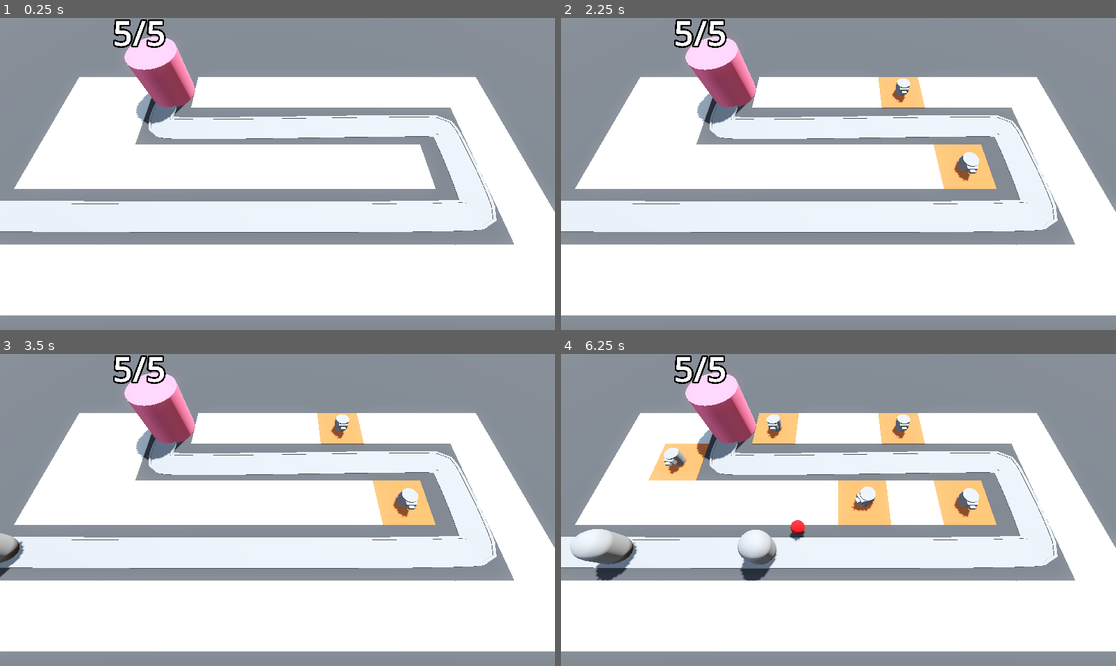
Above: before the commit, frames 1-4 (two rows, left to right).
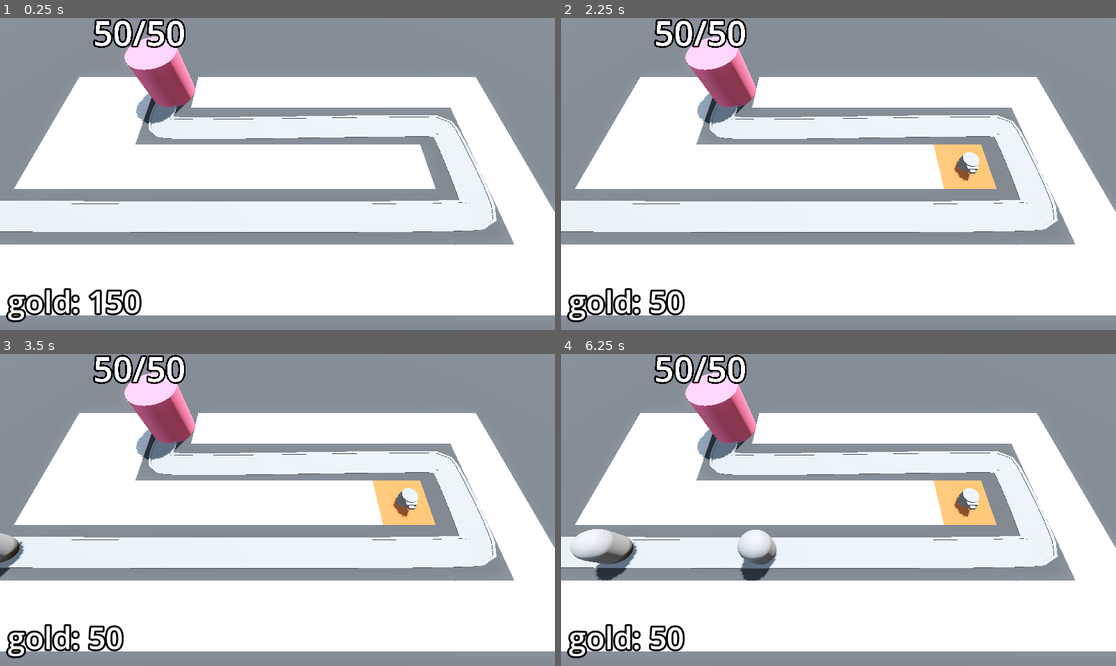
Above: after the commit, the same moments.

Repository: ivdobry/barbarianTD
Game: Godot game, scene res://scenes/base_level.tscn
Two runs of this game, one before a commit and one after it. Both use one fixed random seed, a clock stepped at 60 frames per second and the inputs below.
Inputs (mouse positions are in pixels of both pictures, inside the frame that each line leads up to):
- Up to frame 1 (0.25 s): no input
- Up to frame 2 (2.25 s): tap Enter at 0.5, 2 s; move the mouse to (960, 158) at 0.52 s; press the mouse at (960, 158) at 0.53 s; tap Space at 1.25 s; move the mouse to (727, 189) at 1.27 s; release the mouse at (727, 189) at 1.28 s; click (727, 189) at 1.35 s; move the mouse to (894, 105) at 2.02 s; press the mouse at (894, 105) at 2.03 s
- Up to frame 3 (3.5 s): tap Space at 2.75 s; move the mouse to (249, 572) at 2.77 s; release the mouse at (249, 572) at 2.78 s; click (249, 572) at 2.85 s
- Up to frame 4 (6.25 s): move the mouse to (1005, 556) at 3.52 s; press the mouse at (1005, 556) at 3.53 s; move the mouse to (672, 463) at 4.27 s; release the mouse at (672, 463) at 4.28 s; click (672, 463) at 4.35 s; move the mouse to (866, 510) at 5.02 s; press the mouse at (866, 510) at 5.03 s; move the mouse to (755, 432) at 5.77 s; release the mouse at (755, 432) at 5.78 s; click (755, 432) at 5.85 s

The runs differ from the first frame. In frame 1, 1.7% of the frame differs, in the area x 1-34%, y 0-98%; in frame 2, 2.2%; in frame 3, 2.2%; in frame 4, 5.1%, in the area x 1-66%, y 0-98%.

Commit message:
Add enemy difficulty.

Diff:
--- /dev/null
+++ b/scenes/bank.gd
@@ -0,0 +1,13 @@
+extends MarginContainer
+
+@export var starting_gold := 150
+
+@onready var label: Label = $Label
+
+var gold: int:
+	set(gold_in):
+		gold = max(gold_in, 0)
+		label.text = "gold: " + str(gold)
+
+func _ready() -> void:
+	gold = starting_gold
--- a/scenes/base_level.tscn
+++ b/scenes/base_level.tscn
@@ -7,6 +7,8 @@
 [ext_resource type="Script" uid="uid://bl8hur2mshjhs" path="res://scenes/enemy_path.gd" id="3_3aqo6"]
 [ext_resource type="Script" uid="uid://cjjygukrxx8e3" path="res://scenes/turret_manager.gd" id="5_k2uud"]
 [ext_resource type="PackedScene" uid="uid://sgdja3wa56la" path="res://scenes/turret/turret.tscn" id="6_3aqo6"]
+[ext_resource type="Script" uid="uid://c4wr67473li81" path="res://scenes/bank.gd" id="8_earhg"]
+[ext_resource type="PackedScene" uid="uid://t03vgymfn0nx" path="res://scenes/difficulty_manager/difficulty_manager.tscn" id="9_u6ue0"]
 
 [sub_resource type="ProceduralSkyMaterial" id="ProceduralSkyMaterial_rlb1v"]
 sky_horizon_color = Color(0.66224277, 0.6717428, 0.6867428, 1)
@@ -30,6 +32,11 @@
 "tilts": PackedFloat32Array(0, 0, 0, 0, 0)
 }
 point_count = 5
+
+[sub_resource type="LabelSettings" id="LabelSettings_rlct4"]
+font_size = 64
+outline_size = 16
+outline_color = Color(0, 0, 0, 1)
 
 [node name="BaseLevel" type="Node3D"]
 
@@ -58,10 +65,11 @@
 "cells": PackedInt32Array(65535, 65534, 0, 65535, 2, 0, 65531, 65535, 0, 4, 65535, 0, 65531, 2, 0, 65533, 2, 0, 65534,  …(306 unchanged characters)…
 }
 
-[node name="EnemyPath" type="Path3D" parent="."]
+[node name="EnemyPath" type="Path3D" parent="." node_paths=PackedStringArray("dificulty_manager")]
 curve = SubResource("Curve3D_6tisa")
 script = ExtResource("3_3aqo6")
 enemy_scene = ExtResource("2_dbkse")
+dificulty_manager = NodePath("../DifficultyManager")
 
 [node name="Road" type="CSGPolygon3D" parent="EnemyPath"]
 polygon = PackedVector2Array(-1, 0, -1, 0.1, 1, 0.1, 1, 0)
@@ -72,7 +80,7 @@
 path_simplify_angle = 0.0
 path_rotation = 2
 path_rotation_accurate = false
-path_local = false
+path_local = true
 path_continuous_u = true
 path_u_distance = 1.0
 path_joined = false
@@ -86,7 +94,7 @@
 path_simplify_angle = 0.0
 path_rotation = 2
 path_rotation_accurate = false
-path_local = false
+path_local = true
 path_continuous_u = true
 path_u_distance = 1.0
 path_joined = false
@@ -100,7 +108,7 @@
 path_simplify_angle = 0.0
 path_rotation = 2
 path_rotation_accurate = false
-path_local = false
+path_local = true
 path_continuous_u = true
 path_u_distance = 1.0
 path_joined = false
@@ -111,10 +119,34 @@
 
 [node name="Base" parent="." instance=ExtResource("3_0n1tn")]
 transform = Transform3D(1, 0, 0, 0, 1, 0, 0, 0, 1, -10, 0, -6)
+max_health = 50
 
 [node name="TurretManager" type="Node3D" parent="." node_paths=PackedStringArray("enemy_path")]
 script = ExtResource("5_k2uud")
 turret = ExtResource("6_3aqo6")
 enemy_path = NodePath("../EnemyPath")
 
+[node name="Bank" type="MarginContainer" parent="." groups=["bank"]]
+anchors_preset = 15
+anchor_right = 1.0
+anchor_bottom = 1.0
+grow_horizontal = 2
+grow_vertical = 2
+mouse_filter = 2
+theme_override_constants/margin_left = 16
+theme_override_constants/margin_top = 16
+theme_override_constants/margin_right = 16
+theme_override_constants/margin_bottom = 16
+script = ExtResource("8_earhg")
+
+[node name="Label" type="Label" parent="Bank"]
+layout_mode = 2
+size_flags_horizontal = 0
+size_flags_vertical = 8
+text = "Placeholder"
+label_settings = SubResource("LabelSettings_rlct4")
+
+[node name="DifficultyManager" parent="." instance=ExtResource("9_u6ue0")]
+
 [connection signal="timeout" from="EnemyPath/Timer" to="EnemyPath" method="_spawn_enemy"]
+[connection signal="stop_spawning_enemies" from="DifficultyManager" to="EnemyPath" method="_on_difficulty_manager_stop_spawning_enemies"]
--- a/scenes/camera/ray_picker_camera.gd
+++ b/scenes/camera/ray_picker_camera.gd
@@ -2,8 +2,10 @@
 
 @export var grid_map: GridMap
 @export var turret_manager: Node3D
+@export var turret_cost := 100
 
 @onready var ray_cast_3d: RayCast3D = $RayCast3D
+@onready var bank = get_tree().get_first_node_in_group("bank")
 
 func _process(_delta: float) -> void:
 	var _mouse_position: Vector2 = get_viewport().get_mouse_position()
@@ -11,16 +13,19 @@
 	ray_cast_3d.force_raycast_update()
 
 	if ray_cast_3d.is_colliding():
-		Input.set_default_cursor_shape(Input.CursorShape.CURSOR_POINTING_HAND)
-		var collider = ray_cast_3d.get_collider()
-		if collider is GridMap:
-			if Input.is_action_pressed("click"):
-				var collision_point = ray_cast_3d.get_collision_point()
-				var cell = grid_map.local_to_map(collision_point)
-				if !grid_map.get_cell_item(cell):
-					grid_map.set_cell_item(cell, 1)
-					var tile_position = grid_map.map_to_local(cell)
-					turret_manager.build_turret(tile_position)
-
+		if bank.gold >= turret_cost:
+			Input.set_default_cursor_shape(Input.CursorShape.CURSOR_POINTING_HAND)
+			var collider = ray_cast_3d.get_collider()
+			if collider is GridMap:
+				if Input.is_action_pressed("click"):
+					var collision_point = ray_cast_3d.get_collision_point()
+					var cell = grid_map.local_to_map(collision_point)
+					if !grid_map.get_cell_item(cell):
+						grid_map.set_cell_item(cell, 1)
+						var tile_position = grid_map.map_to_local(cell)
+						turret_manager.build_turret(tile_position)
+						bank.gold -= turret_cost
+		else:
+			Input.set_default_cursor_shape(Input.CursorShape.CURSOR_ARROW)
 	else:
 		Input.set_default_cursor_shape(Input.CursorShape.CURSOR_ARROW)
--- /dev/null
+++ b/scenes/difficulty_manager/difficulty_manager.gd
@@ -0,0 +1,25 @@
+extends Node
+
+signal stop_spawning_enemies
+
+@export var game_length := 30.0
+@export var spawn_time_curve: Curve
+@export var enemy_health_curve: Curve
+
+@onready var timer: Timer = $Timer
+
+# Called when the node enters the scene tree for the first time.
+func _ready() -> void:
+	timer.start(game_length)
+
+func _game_progress_ratio() -> float:
+	return 1.0 - (timer.time_left / game_length)
+
+func get_spawn_time() -> float:
+	return spawn_time_curve.sample(_game_progress_ratio())
+
+func get_enemy_healt() -> float:
+	return enemy_health_curve.sample(_game_progress_ratio())
+
+func _on_timer_timeout() -> void:
+	stop_spawning_enemies.emit()
--- /dev/null
+++ b/scenes/difficulty_manager/difficulty_manager.tscn
@@ -0,0 +1,23 @@
+[gd_scene load_steps=4 format=3 uid="uid://t03vgymfn0nx"]
+
+[ext_resource type="Script" uid="uid://bgfwif74awb3r" path="res://scenes/difficulty_manager/difficulty_manager.gd" id="1_d1w41"]
+
+[sub_resource type="Curve" id="Curve_d1w41"]
+_limits = [0.25, 2.0, 0.0, 1.0]
+_data = [Vector2(0, 2), 0.0, -1.7500001, 0, 1, Vector2(1, 0.25), -1.75, 0.0, 0, 0]
+point_count = 2
+
+[sub_resource type="Curve" id="Curve_3bp4b"]
+_limits = [10.0, 150.0, 0.0, 1.0]
+_data = [Vector2(0, 10), 0.0, 140.0, 0, 1, Vector2(1, 150), 140.0, 0.0, 1, 0]
+point_count = 2
+
+[node name="DifficultyManager" type="Node"]
+script = ExtResource("1_d1w41")
+spawn_time_curve = SubResource("Curve_d1w41")
+enemy_health_curve = SubResource("Curve_3bp4b")
+
+[node name="Timer" type="Timer" parent="."]
+one_shot = true
+
+[connection signal="timeout" from="Timer" to="." method="_on_timer_timeout"]
--- a/scenes/enemy/enemy.gd
+++ b/scenes/enemy/enemy.gd
@@ -2,6 +2,7 @@
 
 @export var speed: float = 15
 @export var max_health: int = 50
+@export var gold_value := 15
 
 var current_health: int:
 	set(health_in):
@@ -9,9 +10,11 @@
 			animation_player.play("TakeDamage")
 		current_health = health_in
 		if current_health < 1:
+			bank.gold += gold_value
 			queue_free()
 
 @onready var base = get_tree().get_first_node_in_group("base")
+@onready var bank = get_tree().get_first_node_in_group("bank")
 @onready var animation_player: AnimationPlayer = $AnimationPlayer
 
 func _ready() -> void:
@@ -24,3 +27,4 @@
 	if progress_ratio == 1.0:
 		base.take_damage()
 		set_process(false)
+		queue_free()
--- a/scenes/enemy/enemy.tscn
+++ b/scenes/enemy/enemy.tscn
@@ -14,6 +14,21 @@
 radius = 1.0
 height = 3.0
 
+[sub_resource type="Animation" id="Animation_a3pup"]
+length = 0.001
+tracks/0/type = "value"
+tracks/0/imported = false
+tracks/0/enabled = true
+tracks/0/path = NodePath("DamageHilight:visible")
+tracks/0/interp = 1
+tracks/0/loop_wrap = true
+tracks/0/keys = {
+"times": PackedFloat32Array(0),
+"transitions": PackedFloat32Array(1),
+"update": 1,
+"values": [false]
+}
+
 [sub_resource type="Animation" id="Animation_4a83h"]
 resource_name = "TakeDamage"
 length = 0.1
@@ -28,21 +43,6 @@
 "transitions": PackedFloat32Array(1, 1),
 "update": 1,
 "values": [true, false]
-}
-
-[sub_resource type="Animation" id="Animation_a3pup"]
-length = 0.001
-tracks/0/type = "value"
-tracks/0/imported = false
-tracks/0/enabled = true
-tracks/0/path = NodePath("DamageHilight:visible")
-tracks/0/interp = 1
-tracks/0/loop_wrap = true
-tracks/0/keys = {
-"times": PackedFloat32Array(0),
-"transitions": PackedFloat32Array(1),
-"update": 1,
-"values": [false]
 }
 
 [sub_resource type="AnimationLibrary" id="AnimationLibrary_40wdo"]
--- a/scenes/enemy_path.gd
+++ b/scenes/enemy_path.gd
@@ -1,8 +1,24 @@
 extends Path3D
 
 @export var enemy_scene: PackedScene
+@export var dificulty_manager: Node
 
+@onready var timer: Timer = $Timer
 
 func _spawn_enemy() -> void:
 	var new_enemy = enemy_scene.instantiate()
+	new_enemy.max_health = dificulty_manager.get_enemy_healt()
 	add_child(new_enemy)
+	timer.wait_time = dificulty_manager.get_spawn_time()
+	new_enemy.tree_exited.connect(_enemy_defeated)
+
+func _on_difficulty_manager_stop_spawning_enemies() -> void:
+	timer.stop()
+
+func _enemy_defeated() -> void:
+	if timer.is_stopped():
+		for child in get_children():
+			if child is PathFollow3D:
+				return
+
+		print("you won")
Not shown, added: scenes/bank.gd.uid
Not shown: 1 places in scenes/base_level.tscn that only renumber resources
Not shown, added: scenes/difficulty_manager/difficulty_manager.gd.uid
